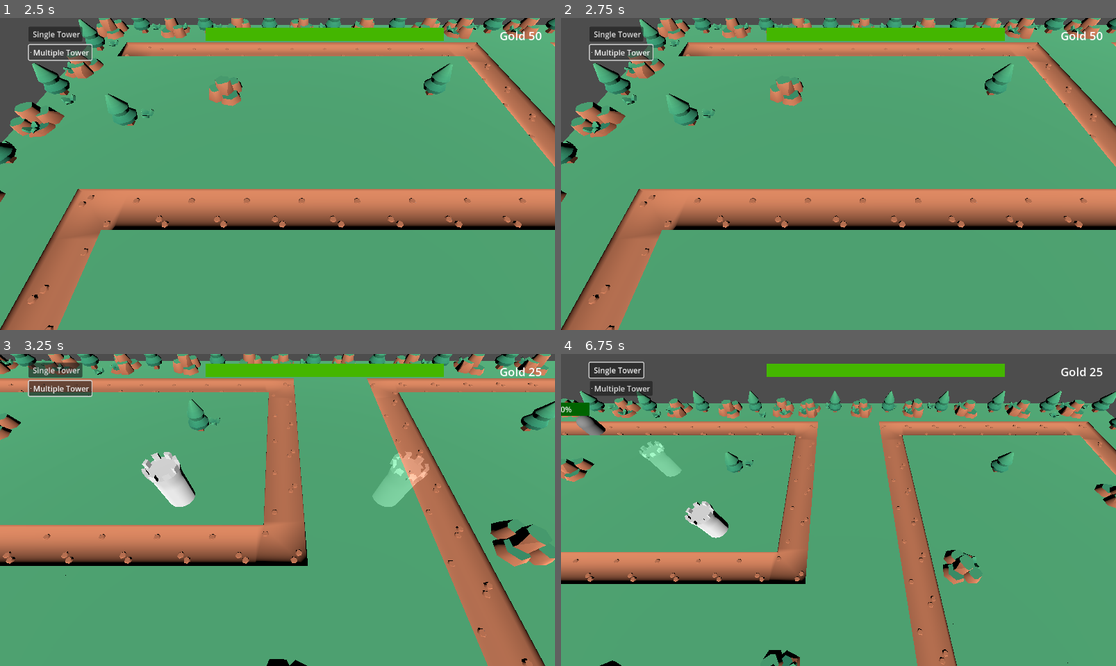
Above: before the commit, frames 1-4 (two rows, left to right).
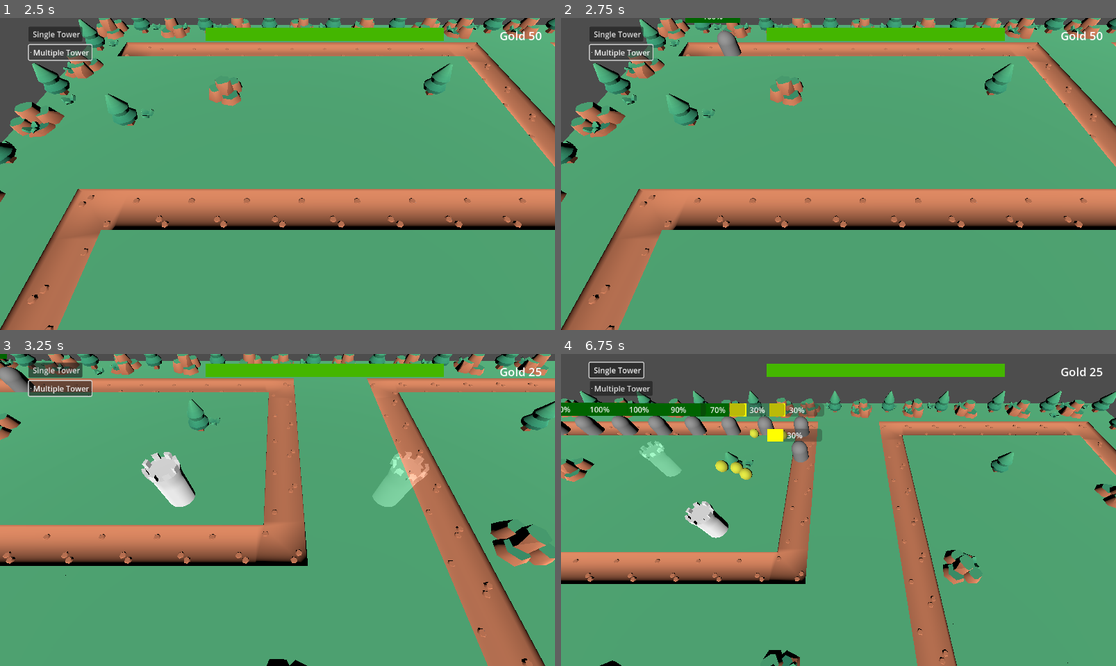
Above: after the commit, the same moments.

Repository: vhladko/tower_defence
Game: Godot game, scene res://main.tscn
The game is run twice, just before and just after one commit, with the same random seed, the same clock (stepped at 60 frames per second) and the same inputs.
Inputs (mouse positions are in pixels of both pictures, inside the frame that each line leads up to):
- Up to frame 1 (2.5 s): click "Single Tower" at 0.5 s; click "Single Tower" at 1.25 s; click "Multiple Tower" at 2 s
- Up to frame 2 (2.75 s): no input
- Up to frame 3 (3.25 s): move the mouse to (399, 494) at 2.77 s; hold Right (ui_right) from 2.78 s (still down); tap Mouse wheel up (zoom_in) at 2.85 s; click (399, 494) at 2.92 s
- Up to frame 4 (6.75 s): move the mouse to (727, 525) at 3.52 s; release Right (ui_right) at 3.53 s; hold Down (ui_down) 3.53-4.28 s; tap Mouse wheel down (zoom_out) at 3.6, 5.1, 6.6 s; move the mouse to (894, 441) at 4.27 s; hold Right (ui_right) 4.28-5.03 s; tap Mouse wheel up (zoom_in) at 4.35, 5.85 s; move the mouse to (810, 572) at 5.02 s; hold Up (ui_up) 5.03-5.78 s; click (810, 572) at 5.17 s; move the mouse to (1005, 556) at 5.77 s; hold Left (ui_left) from 5.78 s (still down); move the mouse to (672, 463) at 6.52 s

Frame 1 is identical in both runs. In frame 2, 0.4% of the frame differs, in the area x 22-33%, y 0-13%; in frame 3, 0.3%; in frame 4, 3.6%, in the area x 0-48%, y 15-41%.

Commit message:
Update waves

Diff:
--- a/Map.tscn
+++ b/Map.tscn
@@ -18,9 +18,9 @@
 [sub_resource type="Resource" id="Resource_0f2yp"]
 script = ExtResource("6_vm4q1")
 mobs_prefab = ExtResource("7_ud676")
-delay_before_start = 5.0
-spawn_delay = 1.0
-spawn_amount = 3
+delay_before_start = 2.0
+spawn_delay = 0.5
+spawn_amount = 40
 metadata/_custom_type_script = "uid://6xbfaxyuv8t0"
 
 [sub_resource type="Resource" id="Resource_vm4q1"]
--- a/scenes/bullet/splash/splash_bullet.gd
+++ b/scenes/bullet/splash/splash_bullet.gd
@@ -16,7 +16,6 @@
 
 	var collision_shape = CollisionShape3D.new()
 	var sphere_shape = SphereShape3D.new()
-	print(splash_radius)
 	sphere_shape.radius = splash_radius
 	collision_shape.shape = sphere_shape
 
Not shown: 1 places in building/building.tscn that only renumber resources
Not shown: 1 places in main.tscn that only renumber resources
